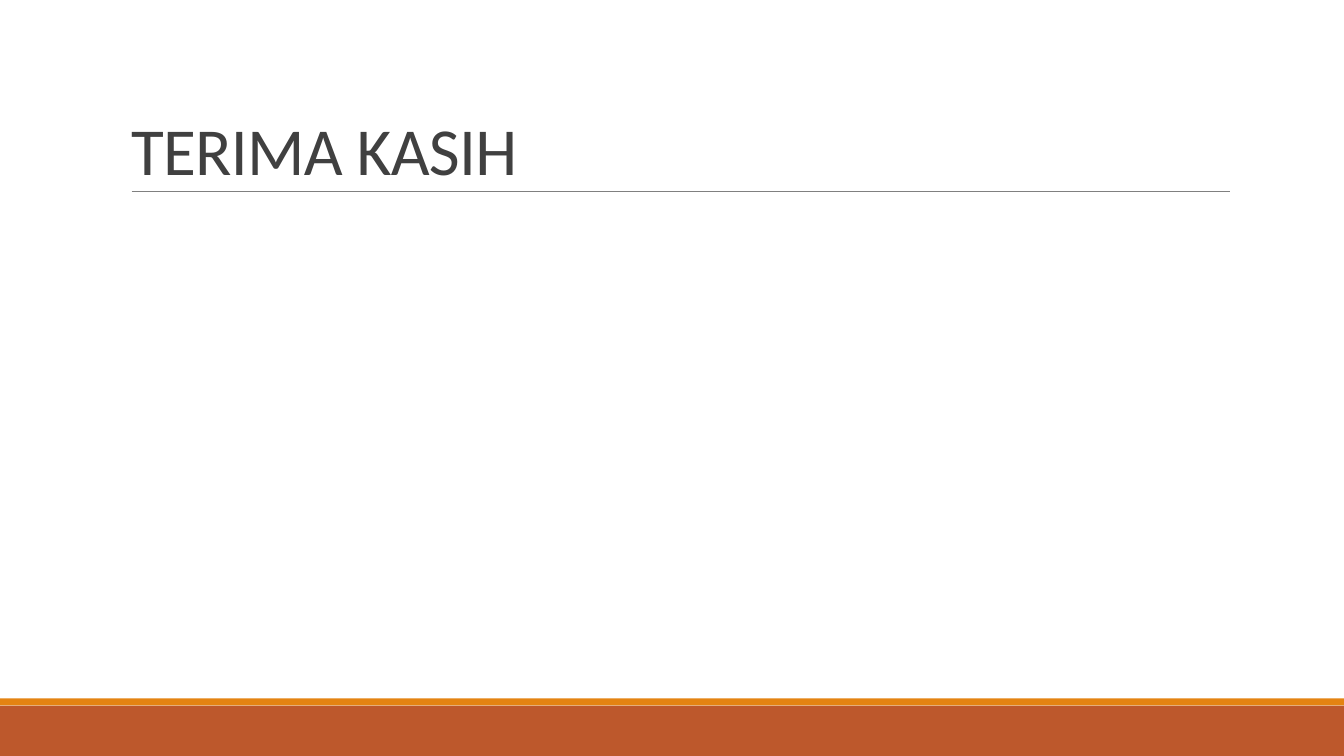
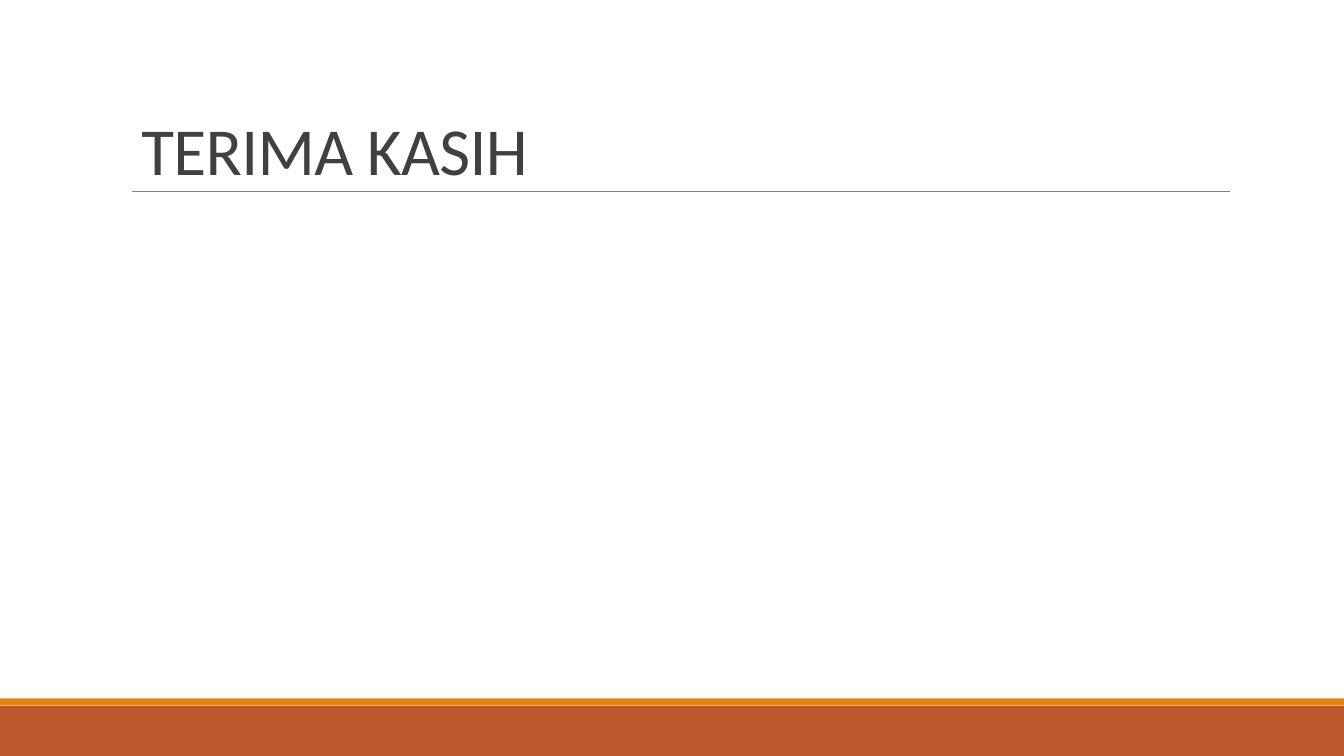
Before and after one commit to MaheswaraAW/-PPL4611, a slide deck: slide 14 of Aplikasi Catalog Board Game.pptx. Drawn at 1344x756 pixels with LibreOffice and Linux fonts; fonts in the diff are those of the drawing. Boxes give left, top, right and bottom in pixels: in the first picture for what was removed or moved away, otherwise in the second. Text is boxed around its words. In the diff, an @@ line names an element or a change of style, - is before the commit and + after.

```diff
--- a/Aplikasi Catalog Board Game.pptx
+++ b/Aplikasi Catalog Board Game.pptx
@@ title "TERIMA KASIH": place and size @@
-title "TERIMA KASIH" at box(131, 131, 518, 176)
+title "TERIMA KASIH" at box(141, 131, 528, 176)
```
Also in this commit, not shown: 3 other slides changed.
